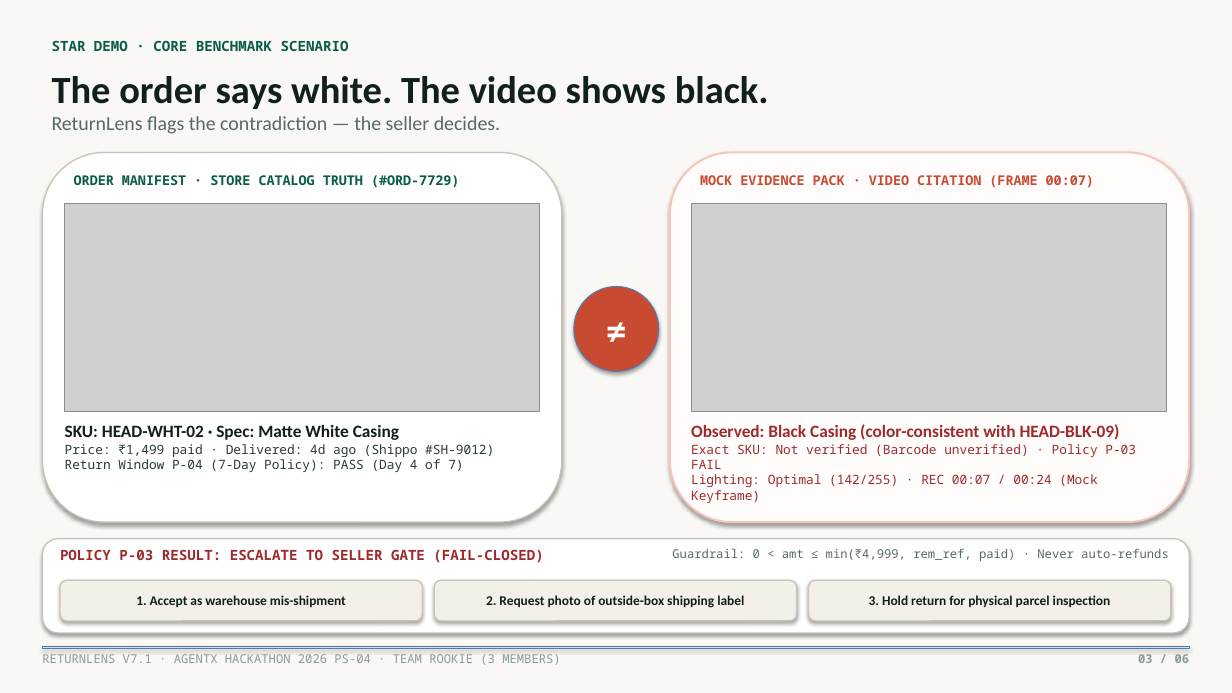
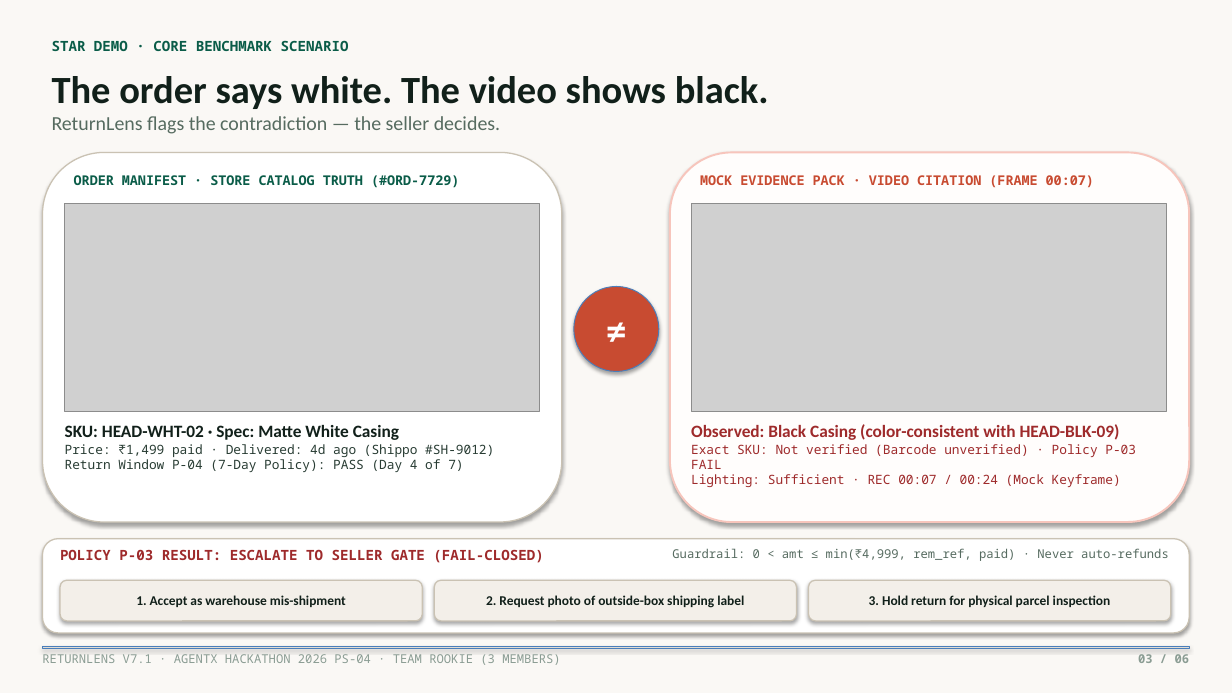
Before and after one commit to lenamkhanhh/hack4hack, a slide deck: slide 3 of ReturnLens_v7_1.pptx. Drawn at 1232x693 pixels with LibreOffice and Linux fonts; fonts in the diff are those of the drawing; grey boxes stand for pictures. Boxes give left, top, right and bottom in pixels: in the first picture for what was removed or moved away, otherwise in the second. Text is boxed around its words. In the diff, an @@ line names an element or a change of style, - is before the commit and + after.

```diff
--- a/ReturnLens_v7_1.pptx
+++ b/ReturnLens_v7_1.pptx
@@ text at (x1=691, y1=444, x2=1136, y2=487): text changed @@
-Exact SKU: Not verified (Barcode unverified) · Policy P-03 FAIL
-Lighting: Optimal (142/255) · REC 00:07 / 00:24 (Mock Keyframe)
+Exact SKU: Not verified (Barcode unverified) · Policy P-03 FAIL
+Lighting: Sufficient · REC 00:07 / 00:24 (Mock Keyframe)
```
Also in this commit, not shown: 4 other slides changed, 18 other files.
